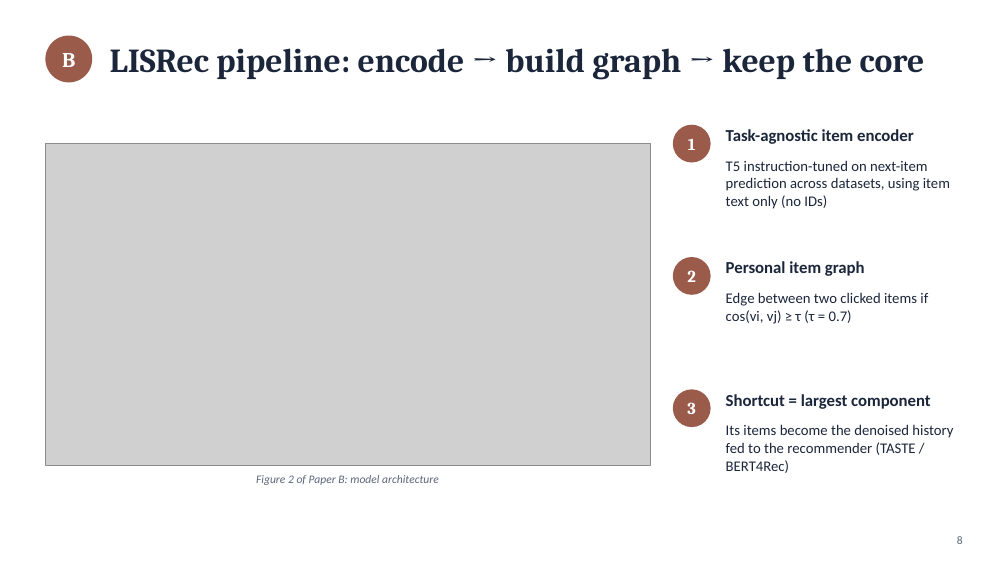
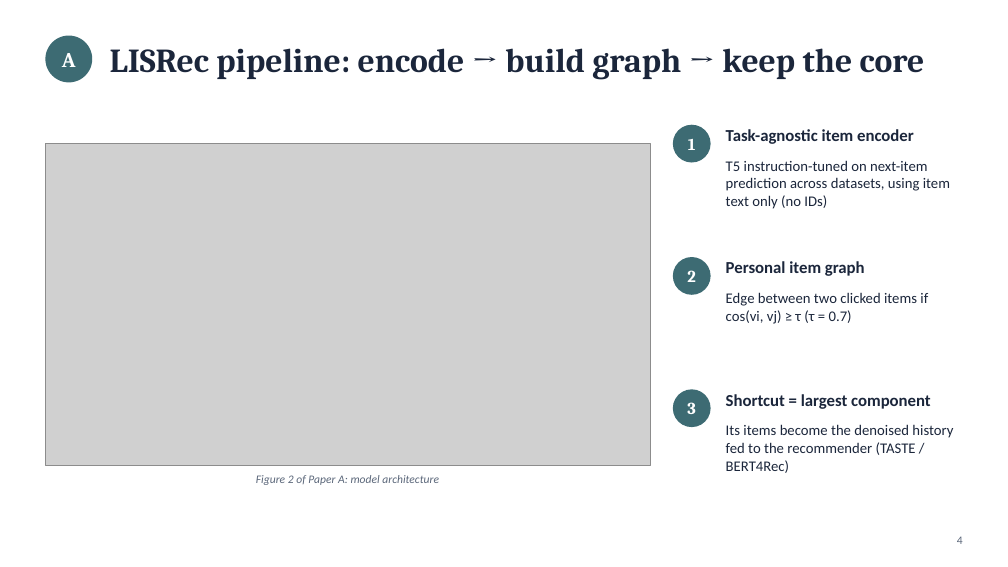
Before and after one commit to CH-Joshua-Hsiao/NYCU-BigDataAnalytics-Papers, a slide deck: slide 4 of paper_presentation.pptx (slide 8 before the commit). Drawn at 1008x567 pixels with LibreOffice and Linux fonts; fonts in the diff are those of the drawing; grey boxes stand for pictures. Boxes give left, top, right and bottom in pixels: in the first picture for what was removed or moved away, otherwise in the second. Text is boxed around its words. In the diff, an @@ line names an element or a change of style, - is before the commit and + after.

```diff
--- a/paper_presentation.pptx
+++ b/paper_presentation.pptx
@@ fill #9A5B4B to #3D6B73 in 4 elements at [673,125,711,163], [673,257,711,295], [673,389,711,427], [45,36,92,82] @@
@@ text in ellipse at [62,53,76,67]: text changed @@
-B
+A
@@ text at [256,475,439,485]: text changed @@
-Figure 2 of Paper B: model architecture
+Figure 2 of Paper A: model architecture
@@ text at [957,536,963,544]: text changed @@
-8
+4
```
Also in this commit, not shown: 12 other slides changed, 16 other files.
